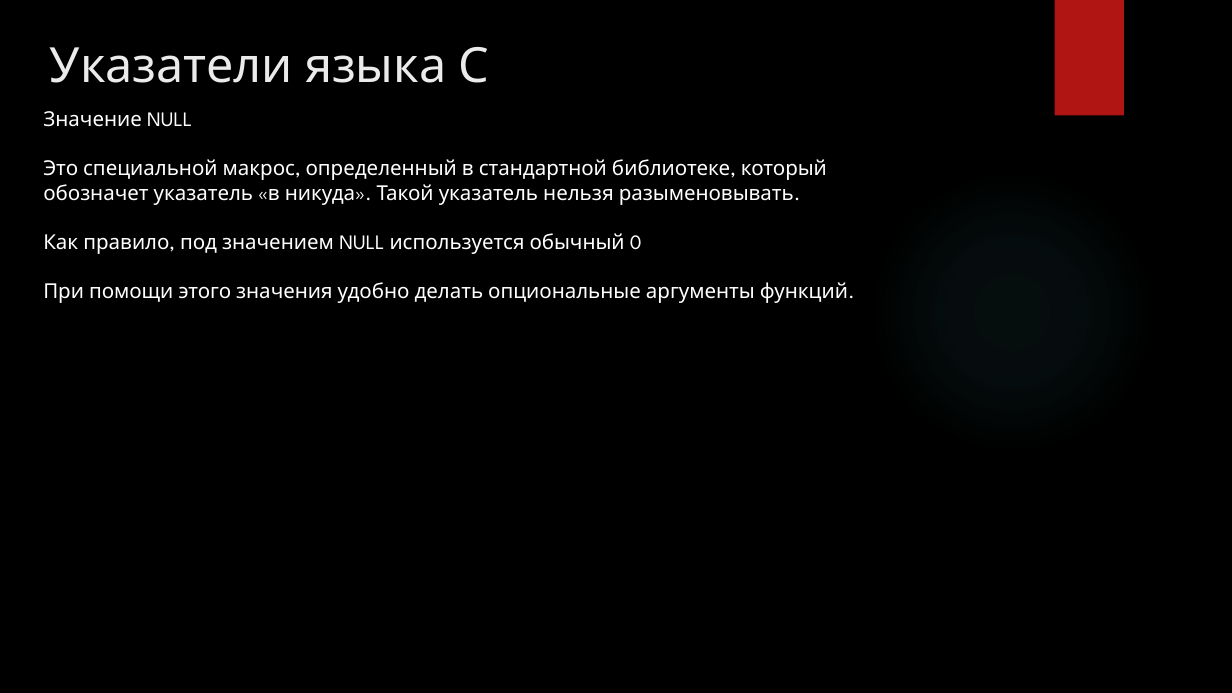
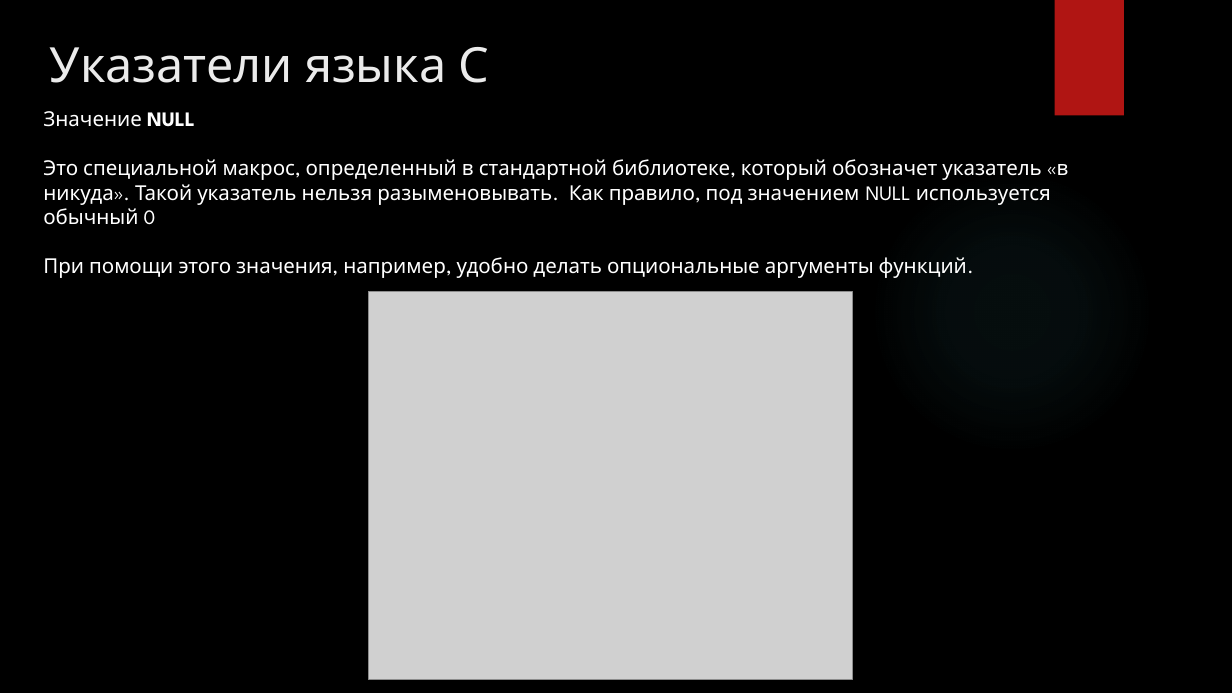
Before and after one commit to cansat-rsce/Organisation, a slide deck: slide 34 of лекции/Лекция2. Программирование на языке С (продолжение).pptx (slide 41 before the commit). Drawn at 1232x693 pixels with LibreOffice and Linux fonts; fonts in the diff are those of the drawing; grey boxes stand for pictures; background and template pictures are left out. Boxes give left, top, right and bottom in pixels: in the first picture for what was removed or moved away, otherwise in the second. Text is boxed around its words. In the diff, an @@ line names an element or a change of style, - is before the commit and + after.

```diff
--- a/лекции/Лекция2. Программирование на языке С (продолжение).pptx
+++ b/лекции/Лекция2. Программирование на языке С (продолжение).pptx
@@ text at [43, 111, 195, 127]: bold on in "NULL" @@
@@ text at [43, 159, 1069, 278]: text changed @@
-Это специальной макрос, определенный в стандартной библиотеке, который обозначет указатель «в никуда». Такой указатель нельзя разыменовывать.
-Как правило, под значением NULL используется обычный 0
-При помощи этого значения удобно делать опциональные аргументы функций.
+Это специальной макрос, определенный в стандартной библиотеке, который обозначет указатель «в никуда». Такой указатель нельзя разыменовывать. Как правило, под значением NULL используется обычный 0
+При помощи этого значения, например, удобно делать опциональные аргументы функций.
@@ picture added at [368, 292, 852, 679] @@
```
Also in this commit, not shown: 6 other slides changed, 13 slides added, 20 slides removed, 2 other files.
